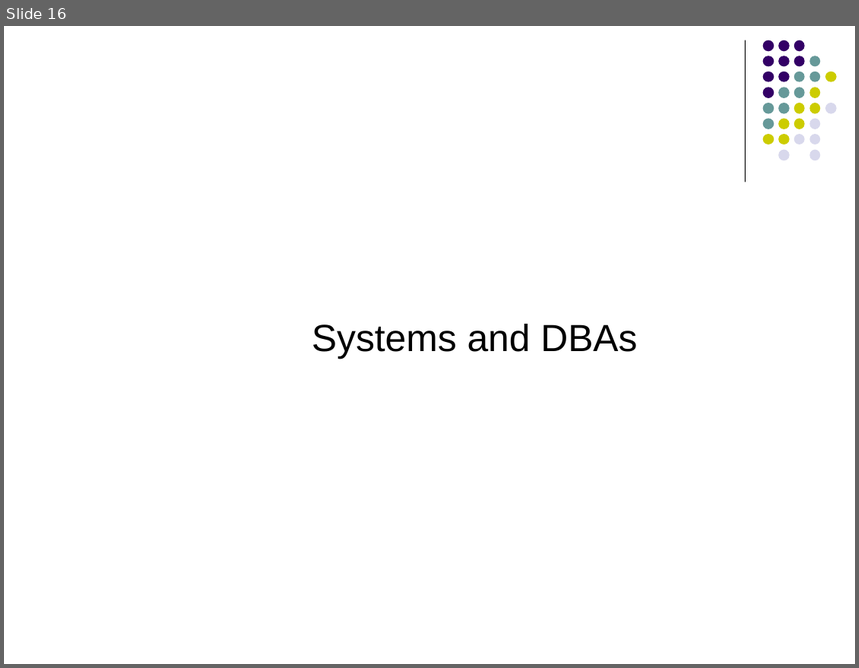
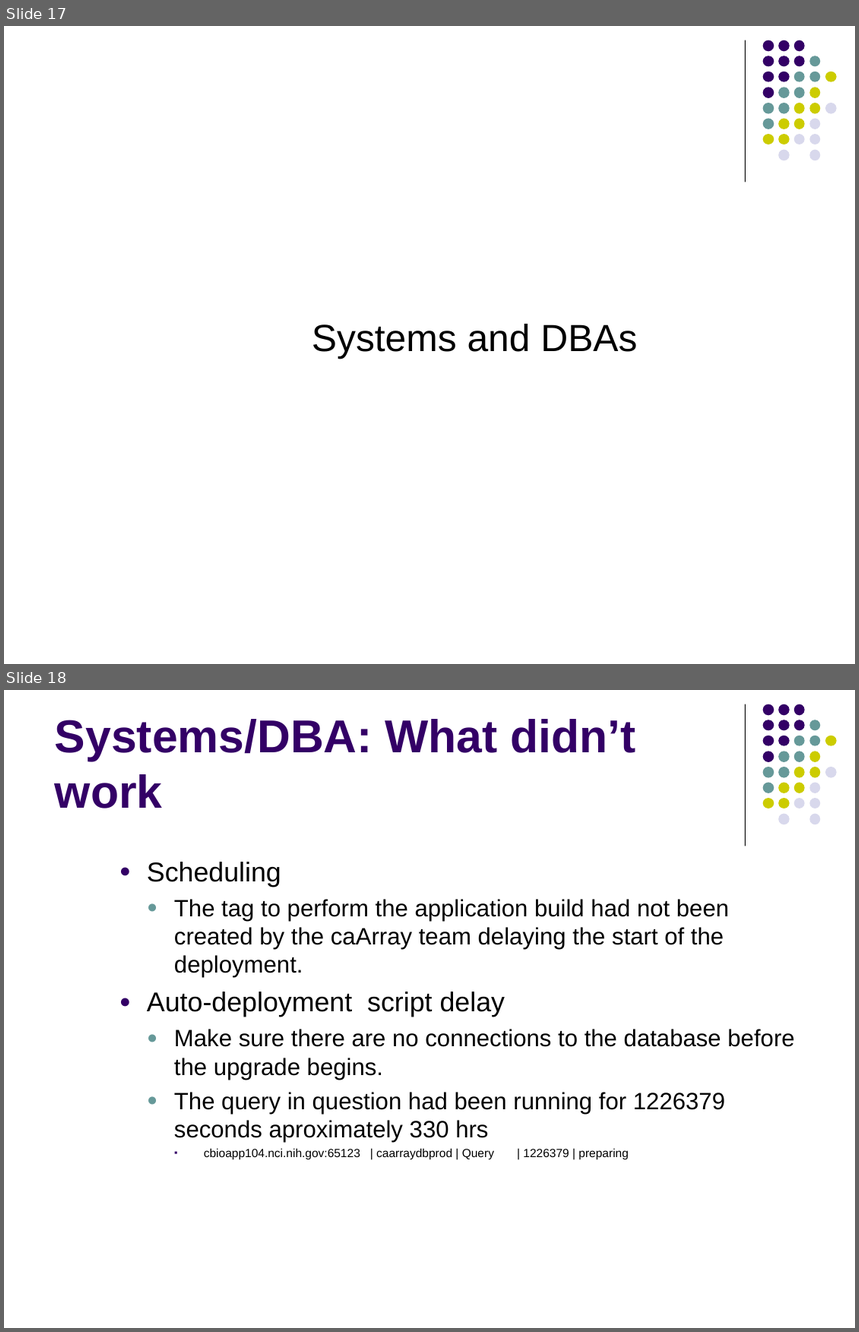
Before and after one commit to NCIP/caarray-docs, a slide deck: project_management/reports/2.3.0_project_portmortem.ppt. Shown one above the other, each under a label of ours: slide 16 before the commit, slides 17 and 18 after it. The pictures are 859x668 and 859x1332 pixels, drawn with LibreOffice and Linux fonts; fonts in the diff are those of the drawing. Boxes give left, top, right and bottom in pixels: in the first picture for what was removed or moved away, otherwise in the second. Text is boxed around its words. In the diff, an @@ line names an element or a change of style, - is before the commit and + after.

Commit message:
updated w/ documentation and systems input.

```diff
--- a/project_management/reports/2.3.0_project_portmortem.ppt
+++ b/project_management/reports/2.3.0_project_portmortem.ppt
@@ slide 18 added at (x1=4, y1=690, x2=855, y2=1328), background #FFFFFF; not listed: 32 template elements that a slide beside it also shows @@
@@ title added at (x1=55, y1=719, x2=636, y2=809), 39 pt, text #330066, bold @@
+Systems/DBA: What didn’t work
@@ text added at (x1=147, y1=862, x2=794, y2=1160), 20 pt, text #000000 @@
+    ● Scheduling
+      ● The tag to perform the application build had not been created by the caArray team delaying the start of the deployment.
+    ● Auto-deployment script delay
+      ● Make sure there are no connections to the database before the upgrade begins.
+      ● The query in question had been running for 1226379 seconds aproximately 330 hrs
+        ▪ cbioapp104.nci.nih.gov:65123 | caarraydbprod | Query | 1226379 | preparing
@@ what was slide 16 is now slide 17 @@
```
Also in this commit, not shown: 5 slides changed, 3 other slides added.
